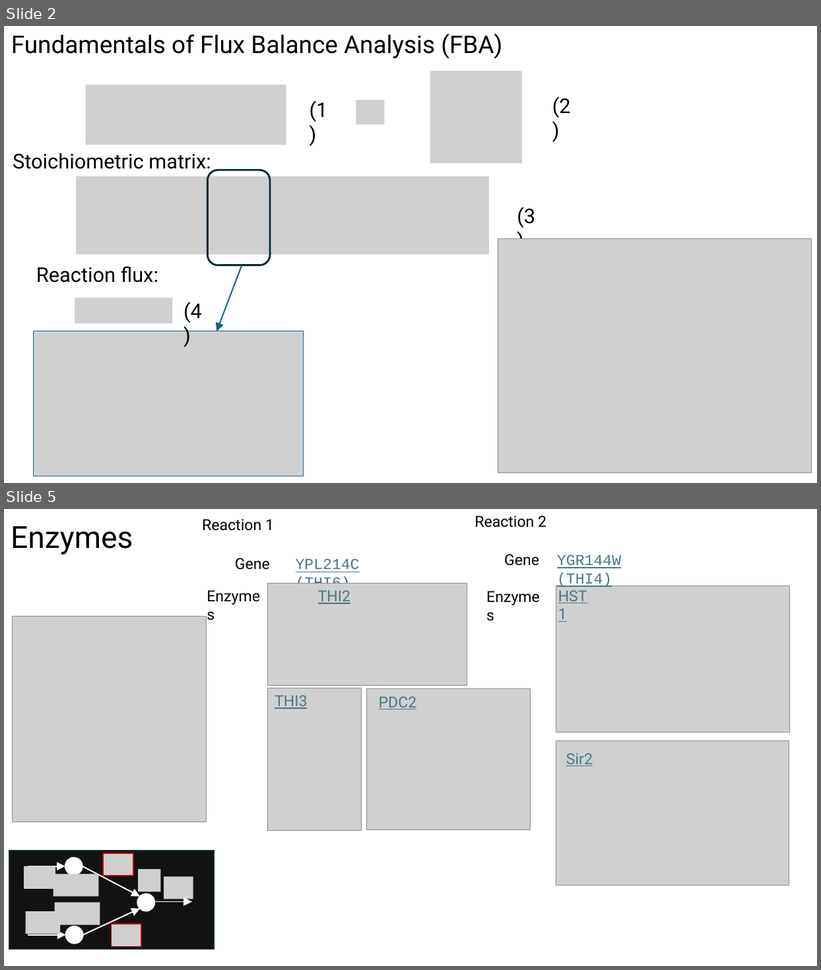
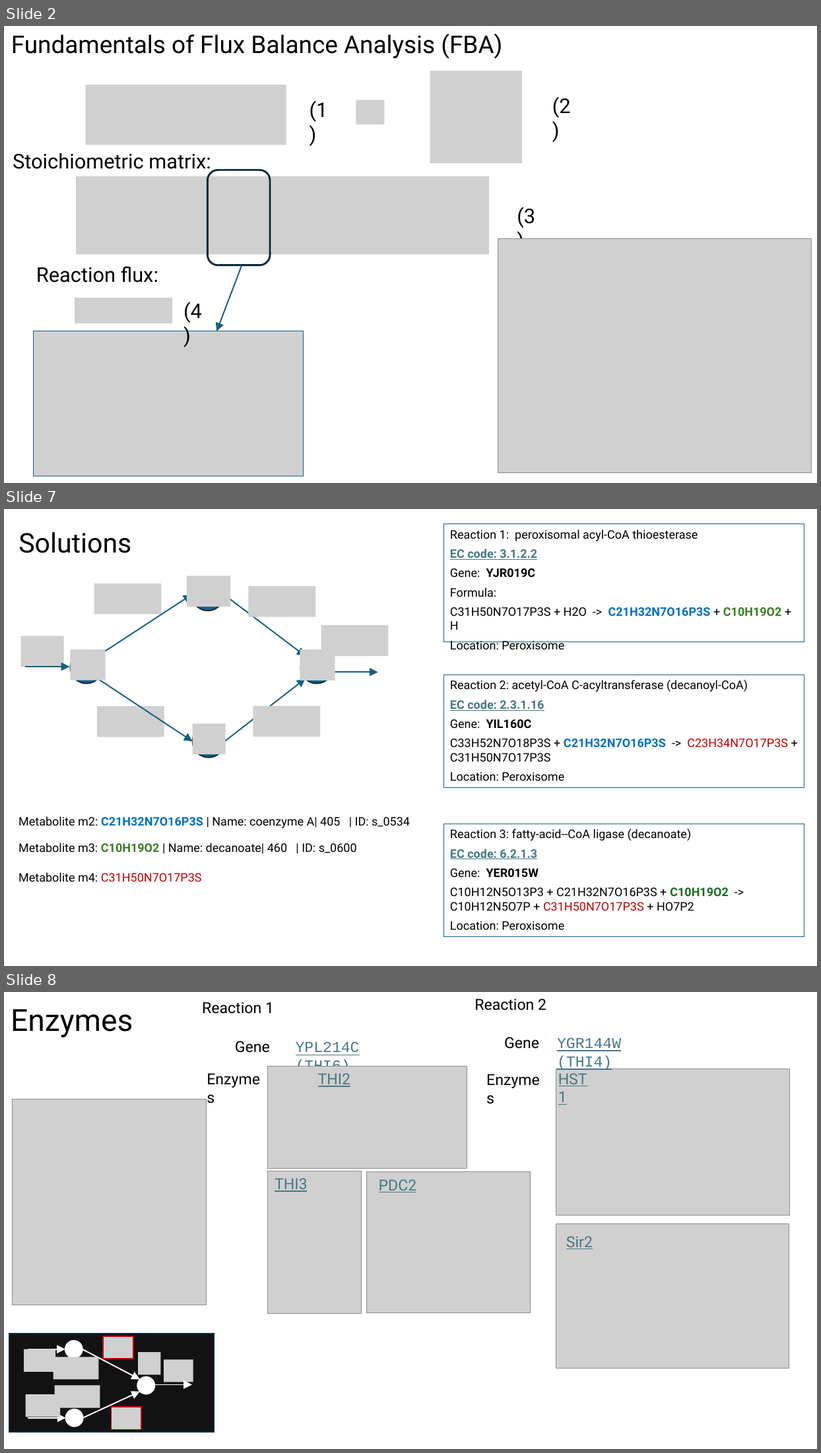
Before and after one commit to tkn-tub/bioelectrodynamics, a slide deck: slides/slides.pptx. Shown one above the other, each under a label of ours: slides 2 and 5 before the commit, slides 2, 7 and 8 after it; the slides between them are not shown. The pictures are 821x970 and 821x1453 pixels, drawn with LibreOffice and Linux fonts; fonts in the diff are those of the drawing; grey boxes stand for pictures. Boxes give left, top, right and bottom in pixels: in the first picture for what was removed or moved away, otherwise in the second. Text is boxed around its words. In the diff, an @@ line names an element or a change of style, - is before the commit and + after.

```diff
--- a/slides/slides.pptx
+++ b/slides/slides.pptx
@@ slide 7 added at [4, 509, 817, 966], background #FFFFFF @@
@@ rectangle added at [444, 524, 805, 642], outline #156082 0.75 pt, 14 pt, text #000000 @@
+Reaction 1: peroxisomal acyl-CoA thioesterase
+EC code: 3.1.2.2
+Gene: YJR019C
+Formula:
+C31H50N7O17P3S + H2O -> C21H32N7O16P3S + C10H19O2 + H
+Location: Peroxisome
@@ title added at [19, 532, 131, 553], 32 pt, text #000000 @@
+Solutions
@@ picture added at [94, 584, 161, 614] @@
@@ picture added at [187, 576, 231, 607] @@
@@ ellipse added at [192, 578, 224, 611], fill #156082, outline #092A39 1.5 pt @@
@@ picture added at [249, 586, 316, 617] @@
@@ arrow added from (98, 656) to (192, 594), #156082 1.5 pt @@
@@ arrow added from (224, 594) to (306, 656), #156082 1.5 pt @@
@@ picture added at [321, 626, 388, 656] @@
@@ picture added at [21, 636, 64, 666] @@
@@ arrow added from (25, 667) to (70, 667), #156082 1.5 pt @@
@@ ellipse added at [71, 651, 103, 683], fill #156082, outline #092A39 1.5 pt @@
@@ picture added at [71, 650, 106, 681] @@
@@ picture added at [300, 650, 335, 681] @@
@@ ellipse added at [300, 651, 333, 683], fill #156082, outline #092A39 1.5 pt @@
@@ arrow added from (98, 679) to (193, 741), #156082 1.5 pt @@
@@ arrow added from (225, 741) to (306, 679), #156082 1.5 pt @@
@@ arrow added from (334, 673) to (378, 673), #156082 1.5 pt @@
@@ rectangle added at [444, 675, 805, 788], outline #156082 0.75 pt, 14 pt, text #000000 @@
+Reaction 2: acetyl-CoA C-acyltransferase (decanoyl-CoA)
+EC code: 2.3.1.16
+Gene: YIL160C
+C33H52N7O18P3S + C21H32N7O16P3S -> C23H34N7O17P3S + C31H50N7O17P3S
+Location: Peroxisome
@@ picture added at [96, 706, 164, 737] @@
@@ picture added at [253, 706, 320, 737] @@
@@ ellipse added at [193, 725, 225, 758], fill #156082, outline #092A39 1.5 pt @@
@@ picture added at [193, 723, 225, 755] @@
@@ text added at [19, 817, 410, 828], 14 pt, text #000000 @@
+Metabolite m2: C21H32N7O16P3S | Name: coenzyme A| 405 | ID: s_0534
@@ rectangle added at [444, 824, 805, 937], outline #156082 0.75 pt, 14 pt, text #000000 @@
+Reaction 3: fatty-acid--CoA ligase (decanoate)
+EC code: 6.2.1.3
+Gene: YER015W
+C10H12N5O13P3 + C21H32N7O16P3S + C10H19O2 -> C10H12N5O7P + C31H50N7O17P3S + HO7P2
+Location: Peroxisome
@@ text added at [19, 843, 357, 854], 14 pt, text #000000 @@
+Metabolite m3: C10H19O2 | Name: decanoate| 460 | ID: s_0600
@@ text added at [19, 873, 202, 882], 14 pt, text #C00000 @@
+Metabolite m4: C31H50N7O17P3S
@@ what was slide 5 is now slide 8 @@
```
Also in this commit, not shown: 2 slides changed, 4 other slides added, 2 other files.
